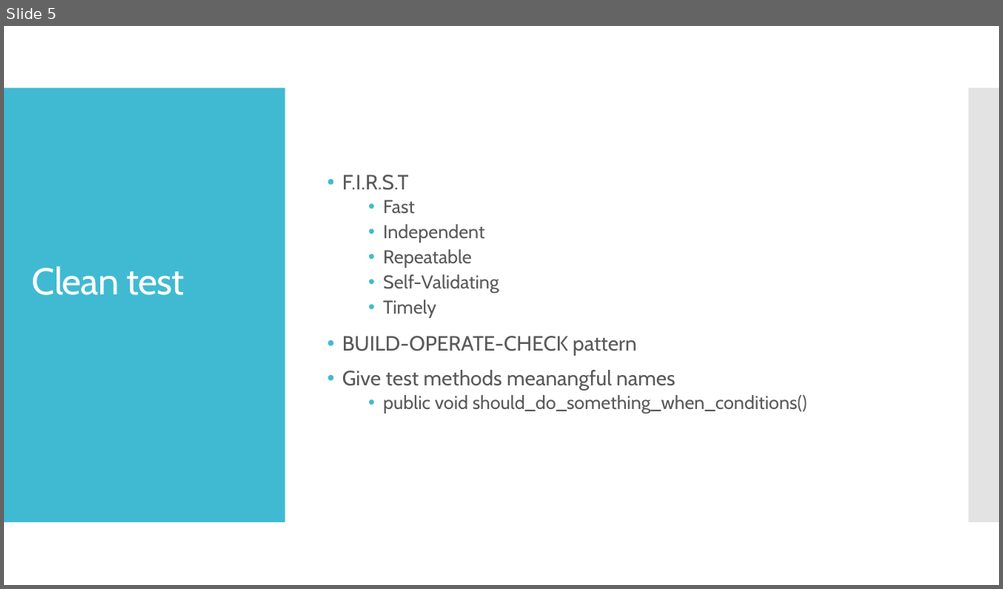
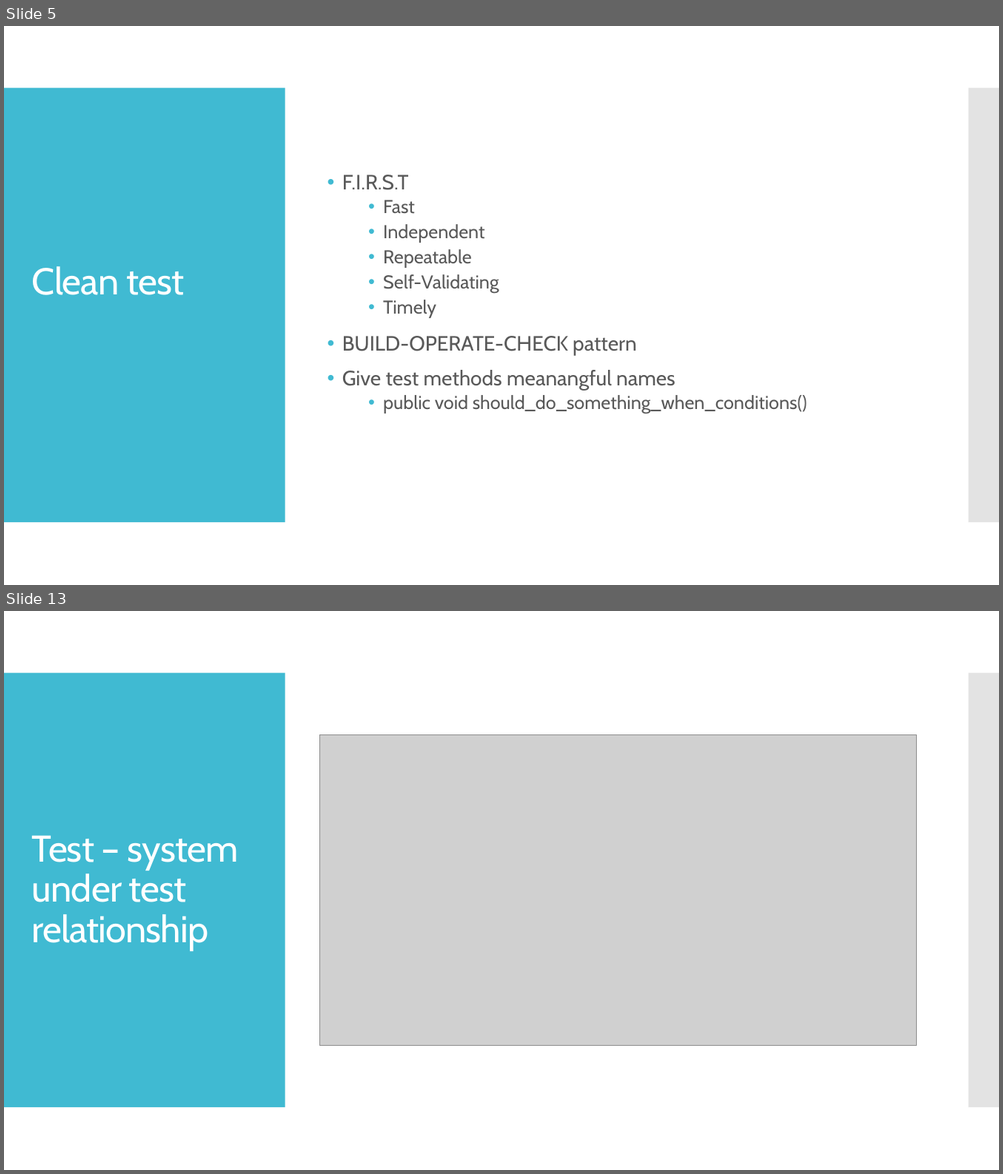
Before and after one commit to ivlahek/presentation.testing, a slide deck: Presentation.pptx. Shown one above the other, each under a label of ours: slide 5 before the commit, slides 5 and 13 after it; the slides between them are not shown. The pictures are 1003x589 and 1003x1174 pixels, drawn with LibreOffice and Linux fonts; fonts in the diff are those of the drawing; grey boxes stand for pictures. Boxes give left, top, right and bottom in pixels: in the first picture for what was removed or moved away, otherwise in the second. Text is boxed around its words. In the diff, an @@ line names an element or a change of style, - is before the commit and + after.

```diff
--- a/Presentation.pptx
+++ b/Presentation.pptx
@@ slide 13 added at (x1=4, y1=611, x2=999, y2=1170), background #FFFFFF; not listed: 2 template elements that a slide beside it also shows @@
@@ picture added at (x1=319, y1=735, x2=916, y2=1045) @@
@@ title added at (x1=32, y1=835, x2=239, y2=951), 36 pt, text #FFFFFF @@
+Test – system under test relationship
```
Also in this commit, not shown: 4 slides changed, 4 other slides added.
